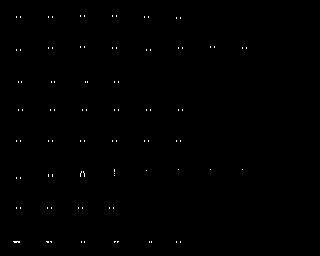
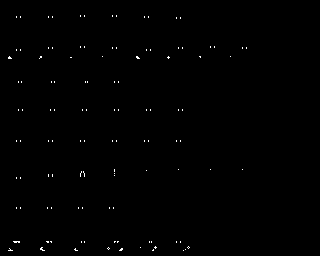
Two versions of the same layered image (320x256). Layer-by-layer changes:
painted on "Layer 2" over [8, 56, 231, 251]
